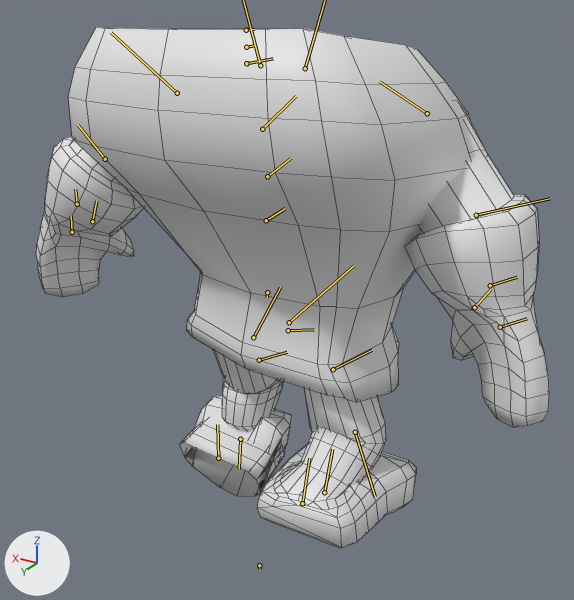
An edit to the FBX model Source/Models/Characters/BaseBody_WalkCycle_PostFeedback.FBX, drawn before and after from the same camera.
Both versions are drawn from a 50 mm camera at (-0.749, 1.146, 0.921) aimed at (-0.071, 0.016, 0.356). Every picture has the same lights, and +X, +Y and +Z are marked at lower left. Both versions are drawn at frame 15 of the action 'Take 001'; the numbers are the values there. The bones that bend it are drawn over the model as lines. Mesh edges are drawn as thin lines.

Names of what the first picture shows: 'Character'.
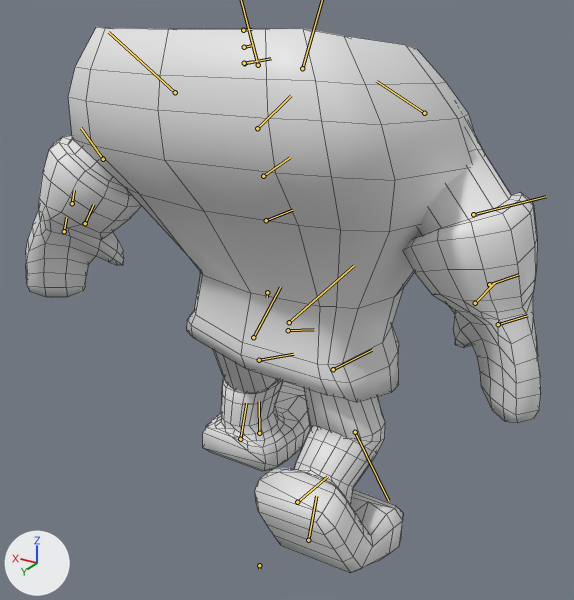
Where the change shows, as pixel boxes (x1, y1, x2, y2) in the pictures (574 x 600 px):
'Character', posed
    before: (36, 27, 549, 548)
    after: (26, 27, 541, 573)
bone 'Human_LCalf', root to tip
    before: (259, 360) to (287, 352)
    after: (259, 360) to (293, 354)
bone 'Human_LFoot', root to tip
    before: (240, 439) to (239, 469)
    after: (240, 439) to (246, 403)
bone 'Human_LDigit11', root to tip
    before: (218, 458) to (217, 424)
    after: (259, 433) to (259, 401)
bone 'Human_RCalf', root to tip
    before: (355, 432) to (375, 496)
    after: (355, 432) to (388, 500)
bone 'Human_RFoot', root to tip
    before: (302, 503) to (309, 458)
    after: (297, 502) to (327, 476)
bone 'Human_RDigit11', root to tip
    before: (324, 492) to (332, 449)
    after: (308, 540) to (316, 496)
bone 'Human_Spine2', root to tip
    before: (266, 220) to (285, 208)
    after: (266, 220) to (292, 210)
bone 'Human_Spine3', root to tip
    before: (267, 176) to (291, 158)
    after: (263, 176) to (290, 157)
bone 'Human_Spine4', root to tip
    before: (262, 129) to (296, 96)
    after: (257, 128) to (291, 95)
bone 'Human_Ribcage', root to tip
    before: (247, 63) to (273, 58)
    after: (244, 63) to (271, 58)
bone 'Human_LForearm', root to tip
    before: (105, 159) to (78, 125)
    after: (103, 159) to (81, 128)
bone 'Human_LPalm', root to tip
    before: (77, 204) to (75, 189)
    after: (72, 203) to (74, 190)
bone 'Human_RForearm', root to tip
    before: (476, 215) to (550, 198)
    after: (473, 214) to (546, 196)
bone 'Human_RPalm', root to tip
    before: (490, 285) to (517, 277)
    after: (489, 284) to (519, 274)

The change in detail:
Bone 'Human_LCalf' (bone_human_lcalf) turns from (-4, -4, -35) to (1, -4, -35) degrees about its own x, y and z.
Bone 'Human_LFoot' (bone_human_lfoot) turns from (-9, -1, -169) to (3, 8, -8) degrees about its own x, y and z.
Bone 'Human_LDigit11' (bone_human_ldigit11) turns from (-7, 9, 162) to (-1, 0, 3) degrees about its own x, y and z.
Bone 'Human_RCalf' (bone_human_rcalf) turns from (-13, 2, -41) to (-3, 6, -41) degrees about its own x, y and z.
Bone 'Human_RFoot' (bone_human_rfoot) turns from (-7, 2, 41) to (1, -9, -25) degrees about its own x, y and z.
Bone 'Human_RDigit11' (bone_human_rdigit11) turns from (0, 1, -18) to (11, 14, 49) degrees about its own x, y and z.
Bone 'Human_Spine2' (bone_human_spine2) turns from (15, 5, 1) to (4, 0, 0) degrees about its own x, y and z.
Bone 'Human_Spine3' (bone_human_spine3) turns from (-3, -3, 0) to (3, 3, 0) degrees about its own x, y and z.
Bone 'Human_Spine4' (bone_human_spine4) turns from (-2, -3, 0) to (2, 2, 0) degrees about its own x, y and z.
Bone 'Human_Ribcage' (bone_human_ribcage) turns from (1, 1, 0) to (0, -1, 0) degrees about its own x, y and z.
Bone 'Human_LForearm' (bone_human_lforearm) turns from (-7, -5, 7) to (0, 0, 5) degrees about its own x, y and z.
Bone 'Human_LPalm' (bone_human_lpalm) turns from (-11, -7, 0) to (-10, -5, 3) degrees about its own x, y and z.
Bone 'Human_RForearm' (bone_human_rforearm) turns from (-7, -6, -5) to (0, 0, -5) degrees about its own x, y and z.
Bone 'Human_RPalm' (bone_human_rpalm) turns from (-11, -7, 1) to (-9, -4, -4) degrees about its own x, y and z.
